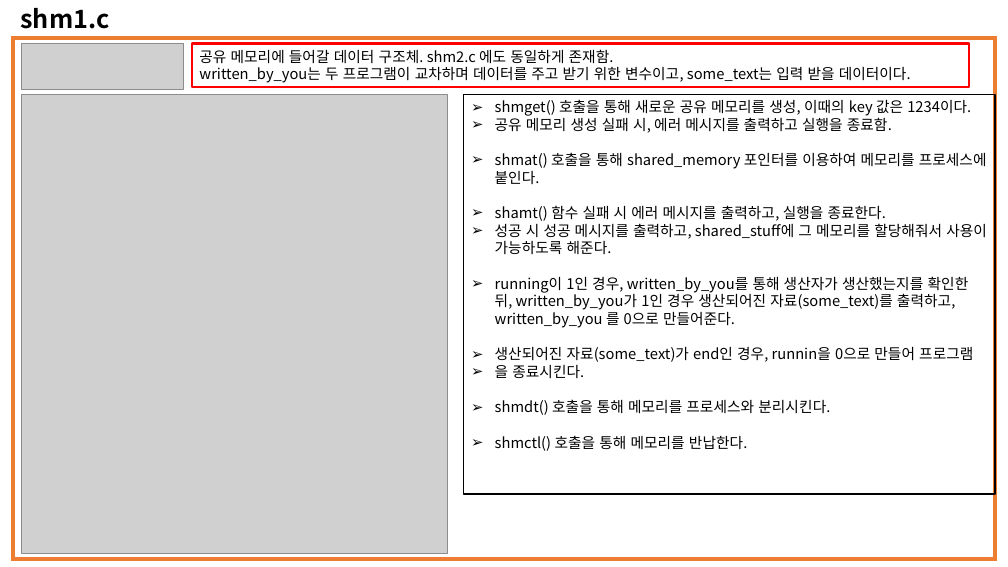
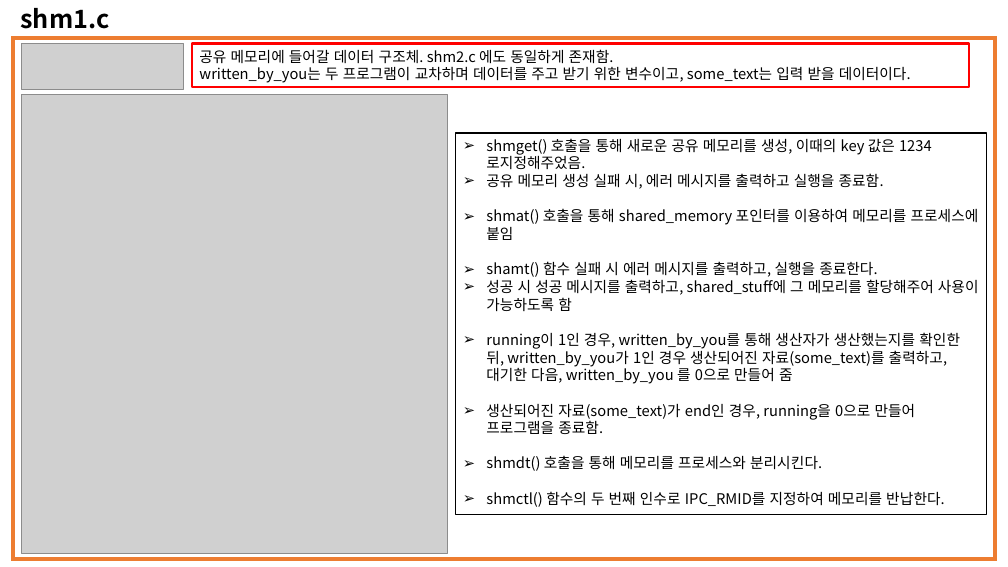
Before and after one commit to dudghks97/OS, a slide deck: slide 9 of 2016305078_최영환_os_report_03.pptx (slide 8 before the commit). Drawn at 1008x567 pixels with LibreOffice and Linux fonts; fonts in the diff are those of the drawing; grey boxes stand for pictures. Boxes give left, top, right and bottom in pixels: in the first picture for what was removed or moved away, otherwise in the second. Text is boxed around its words. In the diff, an @@ line names an element or a change of style, - is before the commit and + after.

Commit message:
21.05.25

```diff
--- a/2016305078_최영환_os_report_03.pptx
+++ b/2016305078_최영환_os_report_03.pptx
@@ rectangle "shmget() 호출을 통해 새로운 공유 ...": place and size @@
-rectangle "shmget() 호출을 통해 새로운 공유 ..." at box(464, 95, 995, 494)
+rectangle "shmget() 호출을 통해 새로운 공유 ..." at box(455, 133, 987, 515)
@@ text in rectangle at box(486, 139, 895, 155): text changed @@
-➢ shmget() 호출을 통해 새로운 공유 메모리를 생성, 이때의 key 값은 1234이다.
+➢ shmget() 호출을 통해 새로운 공유 메모리를 생성, 이때의 key 값은 1234로지정해주었음.
@@ text in rectangle at box(486, 209, 979, 240): text changed @@
-➢ shmat() 호출을 통해 shared_memory 포인터를 이용하여 메모리를 프로세스에 붙인다.
+➢ shmat() 호출을 통해 shared_memory 포인터를 이용하여 메모리를 프로세스에 붙임
@@ text in rectangle at box(486, 279, 979, 434): text changed @@
-➢ 성공 시 성공 메시지를 출력하고, shared_stuff에 그 메모리를 할당해줘서 사용이 가능하도록 해준다.
-➢ running이 1인 경우, written_by_you를 통해 생산자가 생산했는지를 확인한 뒤, written_by_you가 1인 경우 생산되어진 자료(some_text)를 출력하고, written_by_you 를 0으로 만들어준다.
-➢ 생산되어진 자료(some_text)가 end인 경우, runnin을 0으로 만들어 프로그램
-➢ 을 종료시킨다.
+➢ 성공 시 성공 메시지를 출력하고, shared_stuff에 그 메모리를 할당해주어 사용이 가능하도록 함
+➢ running이 1인 경우, written_by_you를 통해 생산자가 생산했는지를 확인한 뒤, written_by_you가 1인 경우 생산되어진 자료(some_text)를 출력하고, 대기한 다음, written_by_you 를 0으로 만들어 줌
+➢ 생산되어진 자료(some_text)가 end인 경우, running을 0으로 만들어 프로그램을 종료함.
@@ text in rectangle at box(486, 491, 945, 507): text changed @@
-➢ shmctl() 호출을 통해 메모리를 반납한다.
+➢ shmctl() 함수의 두 번째 인수로 IPC_RMID를 지정하여 메모리를 반납한다.
```
Also in this commit, not shown: 6 other slides changed, 1 slide added.
